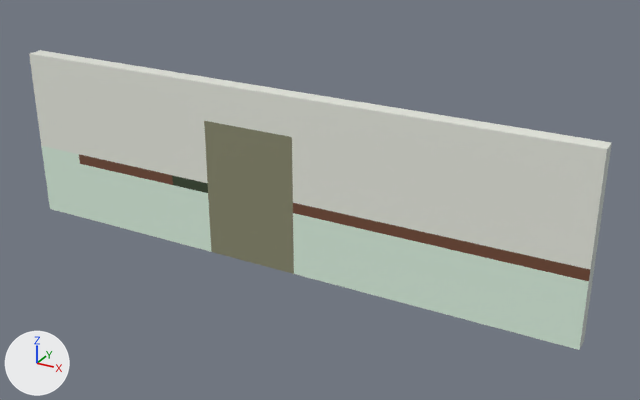
An edit to the FBX model Assets/Assets/meble/ściana prawa.fbx, drawn before and after from the same camera.
One viewpoint serves both versions: a camera (50 mm lens) standing at (2.541, -3.684, 1.96) and looking at (0.793, -0.506, 0.371). Every picture has the same lights, and +X, +Y and +Z are marked at lower left. Where no turn or scale is listed for an object, it has been applied to the vertices. Vertices at the same position are counted once.

Names of what the first picture shows: 'ściana prawa'.
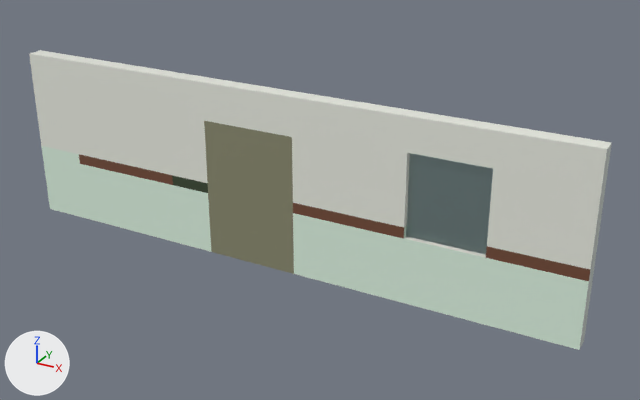
Where the change shows, as pixel boxes [x1, y1, x2, y2] in the pictures (640 x 400 px):
'okno 004', added: after [406, 153, 493, 255]
part 1 of me_mesh, deleted: before [404, 154, 493, 256]

The edits, one by one:
Material 'Material #286' (mat_material__286) is new.
Its base color is (0.375, 0.511, 0.511) (grey #a5bdbd).
Its roughness is 0.3.
Its ior is 1.52.
Its transmission weight is 0.9.
me_mesh is used by ob_ściana_prawa; location (0.751, -0.569, 0.017).
me_mesh had 8156 vertices, 16344 faces and spanned x -1.54..1.26, y -0.04..0.04, z 0.01..0.85.
me_mesh now has 7792 vertices, 15620 faces and spans x -1.54..1.26, y -0.04..0.04, z 0.01..0.85.
me_mesh part 1: 364 vertices removed from x 0.52..0.83, y -0.04..0.04, z 0.34..0.67.
Mesh me_mesh_001 is new.
It has 648 vertices, 646 faces and spans x -0.216..0.216, y -0.013..0.013, z 0.0..0.432.
It uses material mat_material__286 (grey #a5bdbd).
Object 'okno 004' (ob_okno_004) is new; it shows me_mesh_001.
Its location is (1.436, -0.569, 0.303).
